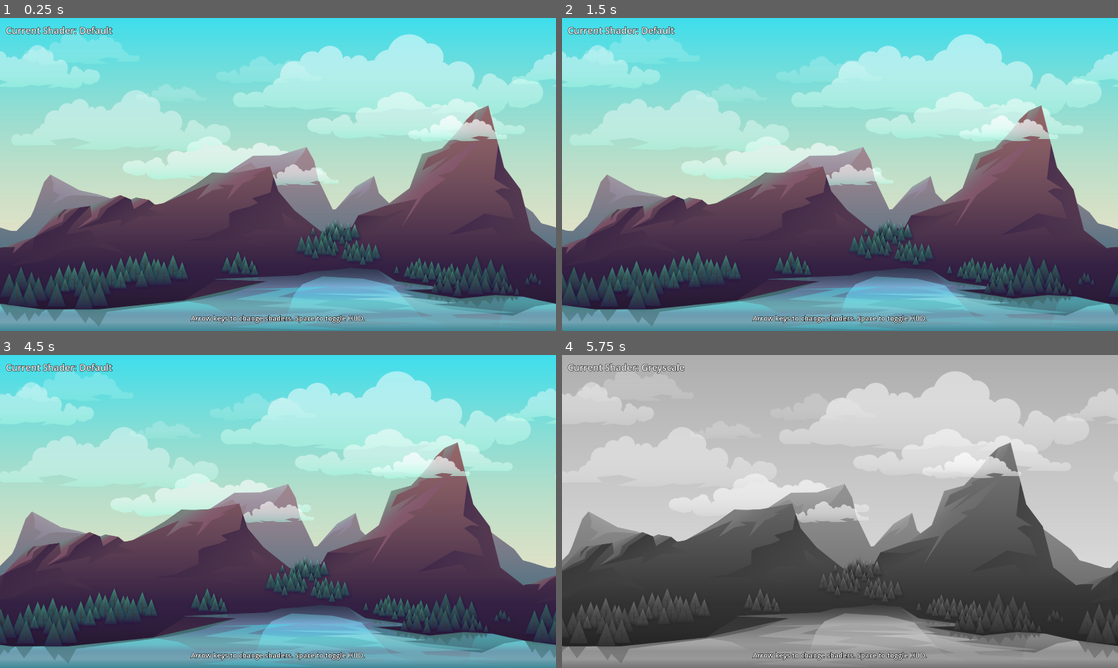
Above: before the commit, frames 1-4 (two rows, left to right).
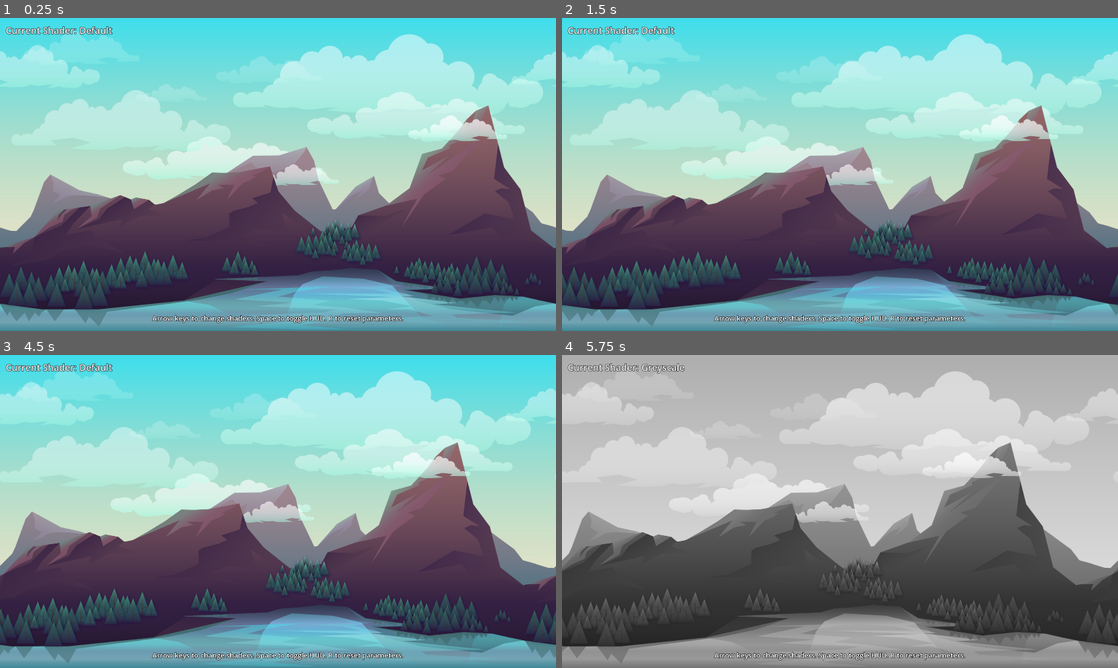
Above: after the commit, the same moments.

Repository: kazeraniman/ShaderPlayground
Game: Godot game, scene res://scenes/main.tscn
The game is run twice, just before and just after one commit, with the same random seed, the same clock (stepped at 60 frames per second) and the same inputs.
Inputs:
- Up to frame 1 (0.25 s): no input
- Up to frame 2 (1.5 s): tap Right (next_shader) at 0.6 s; tap Left (prev_shader) at 1.35 s
- Up to frame 3 (4.5 s): tap Space (toggle_hud) at 2.1, 4.35 s; tap Right (next_shader) at 2.85 s; tap Left (prev_shader) at 3.6 s; tap R (reset_params, bound only after the commit) at 4.15 s
- Up to frame 4 (5.75 s): tap Right (next_shader) at 5.1 s

The runs differ from the first frame. In frame 1, 0.7% of the frame differs, in the area x 27-73%, y 94-98%; in frame 2, 0.7%; in frame 3, 0.7%; in frame 4, 0.6%.

Commit message:
Adding in a way to reset parameters to the defaults.

Diff:
--- a/project/project.godot
+++ b/project/project.godot
@@ -40,6 +40,11 @@
 "events": [Object(InputEventKey,"resource_local_to_scene":false,"resource_name":"","device":-1,"window_id":0,"alt_pressed":false,"shift_pressed":false,"ctrl_pressed":false,"meta_pressed":false,"pressed":false,"keycode":0,"physical_keycode":32,"key_label":0,"unicode":32,"echo":false,"script":null)
 ]
 }
+reset_params={
+"deadzone": 0.5,
+"events": [Object(InputEventKey,"resource_local_to_scene":false,"resource_name":"","device":-1,"window_id":0,"alt_pressed":false,"shift_pressed":false,"ctrl_pressed":false,"meta_pressed":false,"pressed":false,"keycode":0,"physical_keycode":82,"key_label":0,"unicode":114,"echo":false,"script":null)
+]
+}
 
 [rendering]
 
--- a/project/scenes/main.tscn
+++ b/project/scenes/main.tscn
@@ -55,7 +55,7 @@
 offset_top = -48.0
 grow_horizontal = 2
 grow_vertical = 0
-text = "Arrow keys to change shaders. Space to toggle HUD."
+text = "Arrow keys to change shaders. Space to toggle HUD. R to reset parameters."
 label_settings = SubResource("LabelSettings_yojag")
 horizontal_alignment = 1
 vertical_alignment = 1
--- a/project/scripts/hud.gd
+++ b/project/scripts/hud.gd
@@ -6,16 +6,23 @@
 	if event.is_action_released("toggle_hud"):
 		toggle_hud()
 
+	if event.is_action_released("reset_params"):
+		reset_params()
+
 func toggle_hud():
 	if visible:
 		hide()
 	else:
 		show()
 
+func reset_params():
+	for shader_control in $HudContainer/ShaderParameters.get_children():
+		shader_control.reset_param()
+
 func _on_shader_manager_shader_changed(shader_properties: ShaderProperties, material: Material):
 	current_shader_name_label.text = "Current Shader: " + shader_properties.name
-	for shader_parameter in $HudContainer/ShaderParameters.get_children():
-		shader_parameter.queue_free()
+	for shader_control in $HudContainer/ShaderParameters.get_children():
+		shader_control.queue_free()
 
 	for shader_parameter in shader_properties.shader_parameters:
 		var new_control = shader_parameter.control_scene.instantiate()
--- a/project/scripts/shader_parameter_controls/slider.gd
+++ b/project/scripts/shader_parameter_controls/slider.gd
@@ -4,10 +4,12 @@
 @export var slider: HSlider
 @export var slider_value: Label
 
+var slider_parameter_properties: SliderShaderParameterProperties
+
 func init(p_shader_material: ShaderMaterial, p_parameter_properties: ShaderParameterProperties):
 	super.init(p_shader_material, p_parameter_properties)
 
-	var slider_parameter_properties = parameter_properties as SliderShaderParameterProperties
+	slider_parameter_properties = parameter_properties as SliderShaderParameterProperties
 
 	param_name.text = parameter_properties.readable_param_name
 	slider.min_value = slider_parameter_properties.min
@@ -18,6 +20,9 @@
 	slider.value = current_value
 	slider_value.text = str(current_value)
 
+func reset_param():
+	slider.value = slider_parameter_properties.value
+
 func _on_h_slider_value_changed(value):
 	slider_value.text = str(value)
 	shader_material.set_shader_parameter(parameter_properties.param_name, value)
